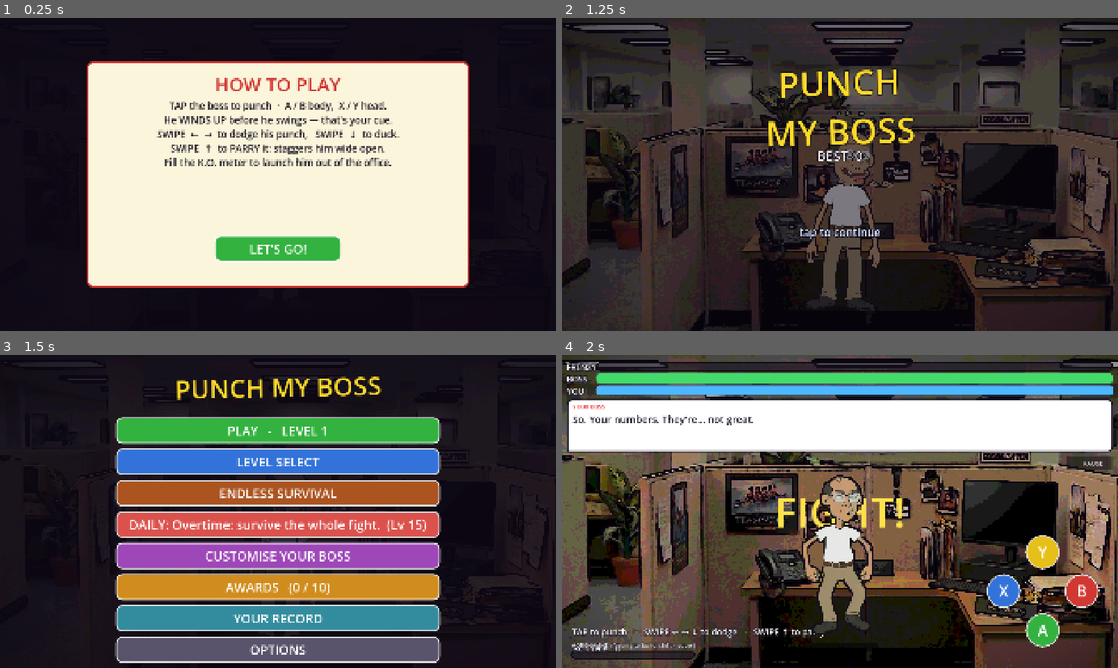
Above: before the commit, frames 1-4 (two rows, left to right).
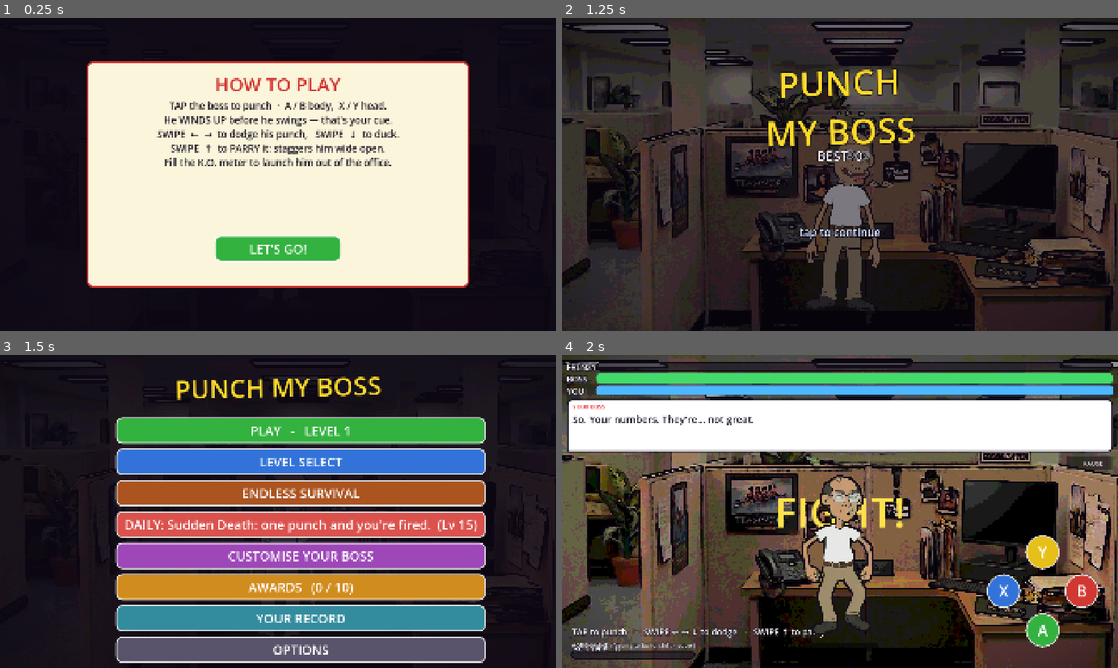
Above: after the commit, the same moments.

Repository: StaraxcreamTM/punch-my-boss-jun-14-2026
Game: Godot game, scene res://scenes/main.tscn
Same seed, same stepped clock (60 frames per second), same inputs: the game is played once before the commit and once after it.
Inputs (mouse positions are in pixels of both pictures, inside the frame that each line leads up to):
- Up to frame 1 (0.25 s): no input
- Up to frame 2 (1.25 s): click "LET'S GO!" at 0.5 s
- Up to frame 3 (1.5 s): tap Enter at 1.25 s; move the mouse to (400, 495) at 1.27 s; hold Right from 1.28 s (still down); tap B at 1.35 s; click (400, 495) at 1.42 s
- Up to frame 4 (2 s): keep holding Right; tap Space at 1.52 s

Frames 1-2 are identical in both runs. In frame 3, 10% of the frame differs, in the area x 22-88%, y 19-99%; in frame 4, nothing differs.

Commit message:
v0.72: daily challenges become real fight modifiers
Each day's Grievance now reshapes the fight instead of being flavour text:
Glass Jaw (half player HP), Iron Boss (2x boss HP), Sudden Death (one hit ends
it), Model Employee (flawless doubles reward), or a plain win. DAILY_CHALLENGES
is now structured data; the modifier applies only while the daily is active and
clears after. Reuses the proven _hp_mul and player-HP-bar paths; parse+boot ok.

Co-Authored-By: Claude Opus 4.8 (1M context) <noreply@anthropic.com>

Diff:
--- a/game/scripts/main.gd
+++ b/game/scripts/main.gd
@@ -1392,7 +1392,10 @@
 	_buzz(80)
 	_nudge_skill(-0.12)          # ate it: ease off
 	_hits_this_fight += 1        # a landed boss punch: no longer flawless
-	player_hp = maxf(0.0, player_hp - _level_cfg().get("dmg", 10.0) * _dmg_mul)
+	if _daily_oneshot:
+		player_hp = 0.0          # Sudden Death daily: one hit ends it
+	else:
+		player_hp = maxf(0.0, player_hp - _level_cfg().get("dmg", 10.0) * _dmg_mul)
 	_flash_screen(0.42)
 	_shake(30.0, 0.4)
 	_hitstop(0.08)
@@ -2681,10 +2684,18 @@
 	_screen.visible = false
 	_screen_dim.color = Color(0.05, 0.03, 0.08, 0.82)
 	var cfg := _level_cfg()
+	# Daily modifier reshapes this fight (boss/player health, sudden death).
+	_daily_oneshot = false
+	var php_start := 1.0
+	if _daily_active:
+		var m := _daily_challenge()
+		_hp_mul *= float(m.get("bosshp", 1.0))
+		php_start = float(m.get("php", 1.0))
+		_daily_oneshot = bool(m.get("oneshot", false))
 	hp_max = float(cfg.get("hp", 120.0)) * _hp_mul
 	_set_hp(hp_max)
 	if reset_player_hp:
-		_set_player_hp(player_hp_max)
+		_set_player_hp(player_hp_max * php_start)
 	_set_rage(0.0)
 	combo = 0
 	frenzy = 0.0
@@ -4095,7 +4106,7 @@
 		dg.disabled = true
 		_menu_rows.add_child(dg)
 	else:
-		var dg := _menu_button("DAILY: %s  (Lv %d)" % [_daily_challenge(), _daily_level()],
+		var dg := _menu_button("DAILY: %s  (Lv %d)" % [_daily_name(), _daily_level()],
 			Color(0.86, 0.32, 0.30))
 		dg.pressed.connect(_start_daily)
 		_menu_rows.add_child(dg)
@@ -4962,17 +4973,22 @@
 # rotating level, extra reward for staying flawless. Completing it grants
 # "grievance points" (a currency) and builds a daily streak. Cheap retention,
 # no server - the date comes from the system clock.
+# Each daily is a real fight modifier, not just flavour: "name" shows on the
+# menu, the other keys reshape the fight when the daily is active. "php" scales
+# the player's starting health, "bosshp" scales the boss's, "oneshot" ends the
+# run on a single hit. The date picks one deterministically.
 const DAILY_CHALLENGES := [
-	"Clock out early: just win.",
-	"Model Employee: win without being hit for double reward.",
-	"No sick days: win it in one go.",
-	"Performance review: beat your best score here.",
-	"Overtime: survive the whole fight.",
+	{"name": "Clock out early: just win.", "php": 1.0, "bosshp": 1.0, "oneshot": false},
+	{"name": "Model Employee: stay flawless for double.", "php": 1.0, "bosshp": 1.0, "oneshot": false},
+	{"name": "Glass Jaw: you start at half health.", "php": 0.5, "bosshp": 1.0, "oneshot": false},
+	{"name": "Iron Boss: he has double health.", "php": 1.0, "bosshp": 2.0, "oneshot": false},
+	{"name": "Sudden Death: one punch and you're fired.", "php": 1.0, "bosshp": 1.0, "oneshot": true},
 ]
 var grievance_points: int = 0
 var daily_streak: int = 0
 var _daily_last: String = ""       # yyyy-mm-dd of last completion
 var _daily_active: bool = false
+var _daily_oneshot: bool = false   # this fight ends on a single hit
 
 # Career ranks earned by accumulating grievance points - a progression spine
 # so the currency the daily challenge grants actually means something. Pure
@@ -5046,8 +5062,11 @@
 func _daily_level() -> int:
 	return (_day_seed() % LEVELS.size()) + 1
 
-func _daily_challenge() -> String:
+func _daily_challenge() -> Dictionary:
 	return DAILY_CHALLENGES[_day_seed() % DAILY_CHALLENGES.size()]
+
+func _daily_name() -> String:
+	return String(_daily_challenge().get("name", ""))
 
 func _daily_done_today() -> bool:
 	return _daily_last == _today_str()
Not shown, changed: CHANGELOG-OVERNIGHT.md
